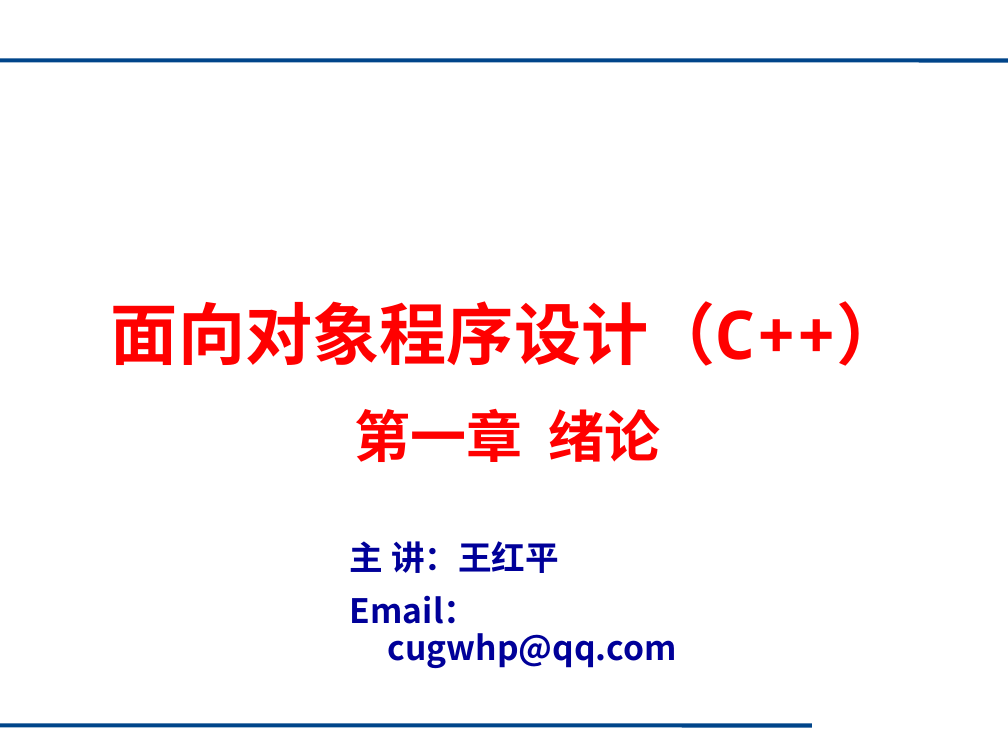
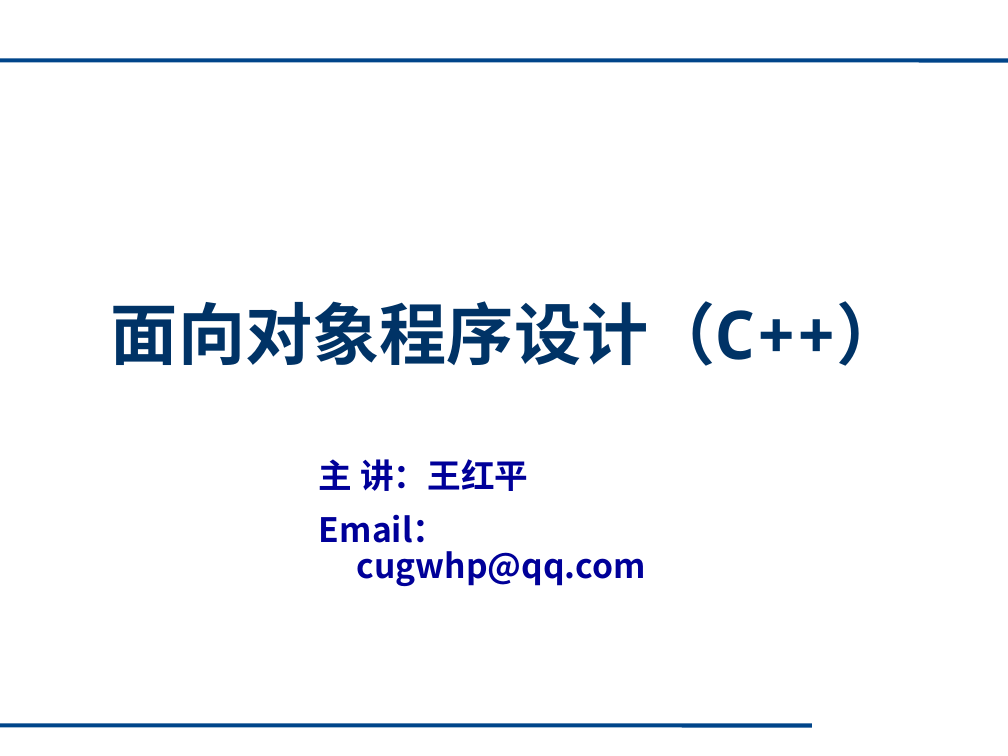
Before and after one commit to cugwhp/OOPCPP, a slide deck: slide 1 of 02. PPT/Fall/C++_绪论1.pptx. Drawn at 1008x756 pixels with LibreOffice and Linux fonts; fonts in the diff are those of the drawing; background and template pictures are left out. Boxes give left, top, right and bottom in pixels: in the first picture for what was removed or moved away, otherwise in the second. Text is boxed around its words. In the diff, an @@ line names an element or a change of style, - is before the commit and + after.

```diff
--- a/02. PPT/Fall/C++_绪论1.pptx
+++ b/02. PPT/Fall/C++_绪论1.pptx
@@ text "面向对象程序设计（C++）" at bbox=[111, 301, 904, 366]: text colour #FF0000 to #003366 @@
@@ text removed at bbox=[355, 408, 660, 462] @@
-第一章 绪论
@@ text "主 讲：王红平": place and size @@
-text "主 讲：王红平" at bbox=[350, 541, 677, 668]
+text "主 讲：王红平" at bbox=[319, 459, 646, 586]
```
Also in this commit, not shown: 1 other file.
